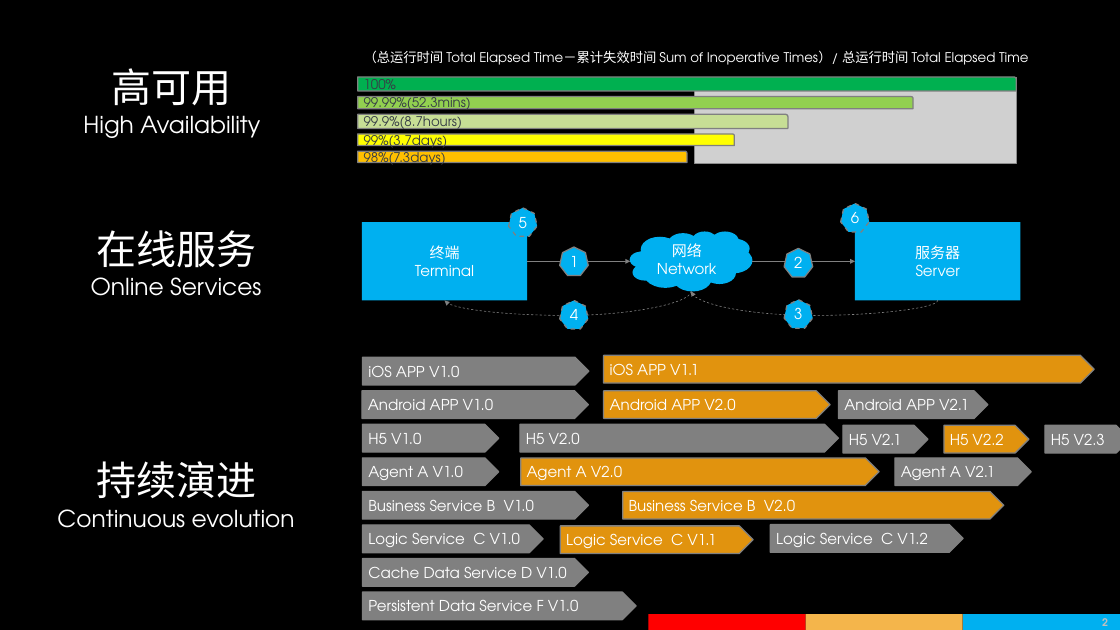
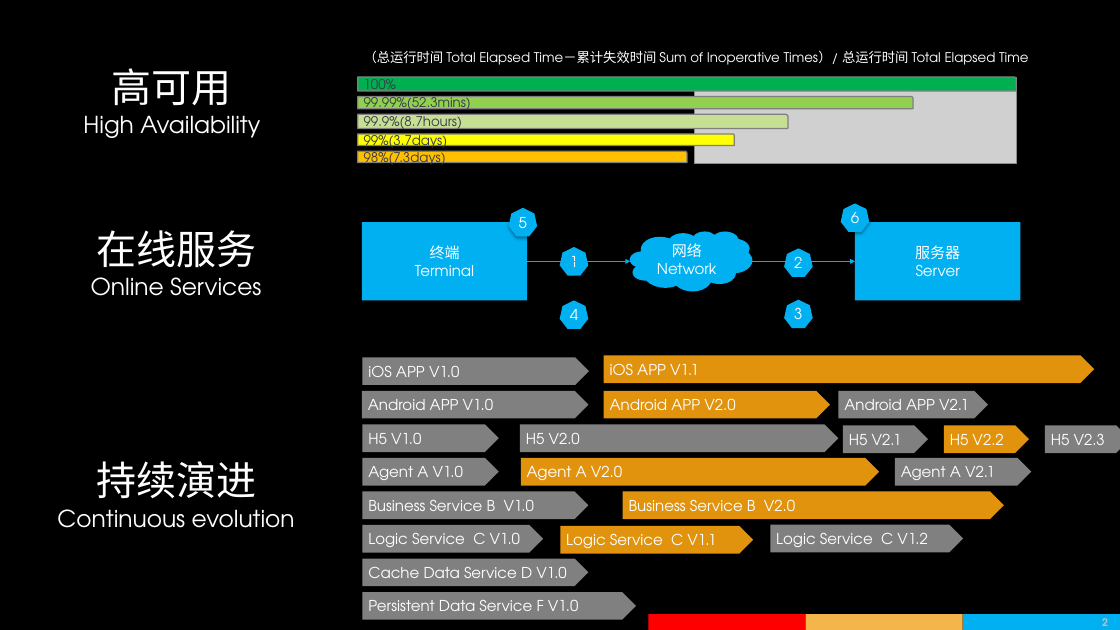
Before and after one commit to wapuboy/ha_how_to, a slide deck: slide 2 of 2018年回收宝高可用在线平台的持续演进.pptx. Drawn at 1120x630 pixels with LibreOffice and Linux fonts; fonts in the diff are those of the drawing; grey boxes stand for pictures; background and template pictures are left out. Boxes give left, top, right and bottom in pixels: in the first picture for what was removed or moved away, otherwise in the second. Text is boxed around its words. In the diff, an @@ line names an element or a change of style, - is before the commit and + after.

```diff
--- a/2018年回收宝高可用在线平台的持续演进.pptx
+++ b/2018年回收宝高可用在线平台的持续演进.pptx
@@ outline #808080 1.5 pt dashed to none; shadow on in 4 elements at box(784, 299, 813, 328), box(560, 301, 588, 329), box(509, 208, 538, 236), box(840, 203, 869, 232) @@
@@ shadow on in 3 elements at box(362, 222, 527, 300), box(855, 222, 1020, 300), box(630, 232, 752, 292) @@
@@ arrow (527, 262) - (630, 262): stroke #808080 0.75 pt to #00B0F0 0.75 pt @@
@@ arrow (752, 262) - (855, 262): stroke #808080 0.75 pt to #00B0F0 0.75 pt @@
@@ curved arrow removed from (691, 291) to (445, 301) @@
@@ curved arrow removed from (938, 301) to (691, 291) @@
@@ outline #808080 1.5 pt to none; shadow on in 8 elements at box(560, 247, 588, 276), box(784, 248, 813, 277), box(603, 391, 830, 418), box(603, 355, 1094, 383), box(521, 458, 879, 485), box(623, 491, 1004, 519), box(560, 526, 753, 553), box(944, 425, 1029, 453) @@
```
Also in this commit, not shown: 2 other slides changed, 6 slides added.
